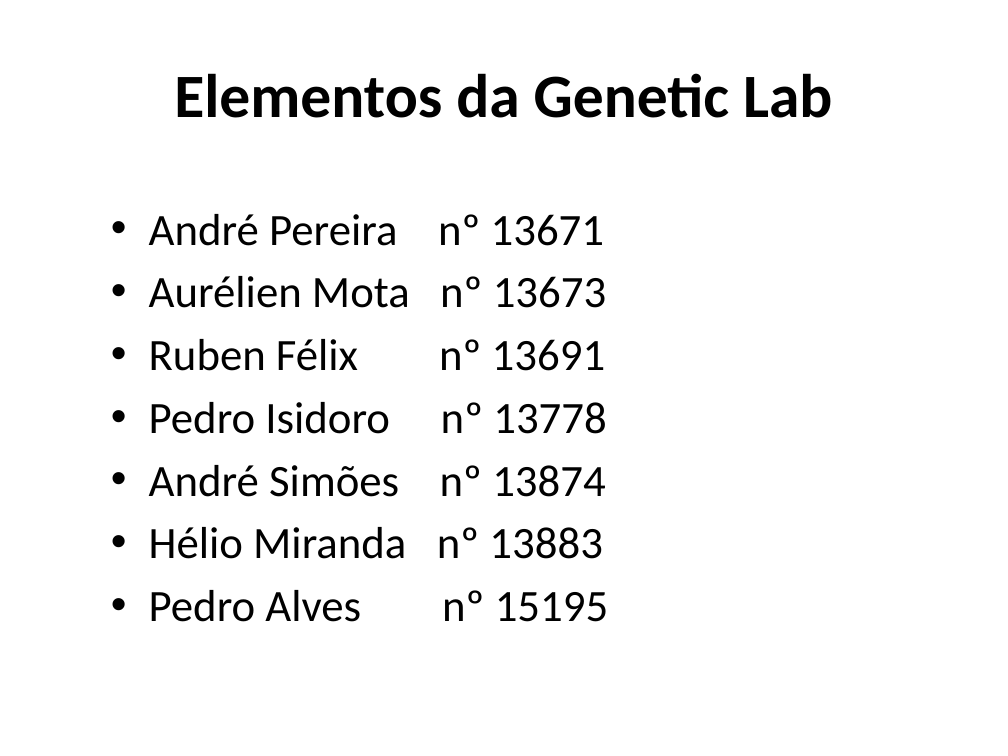
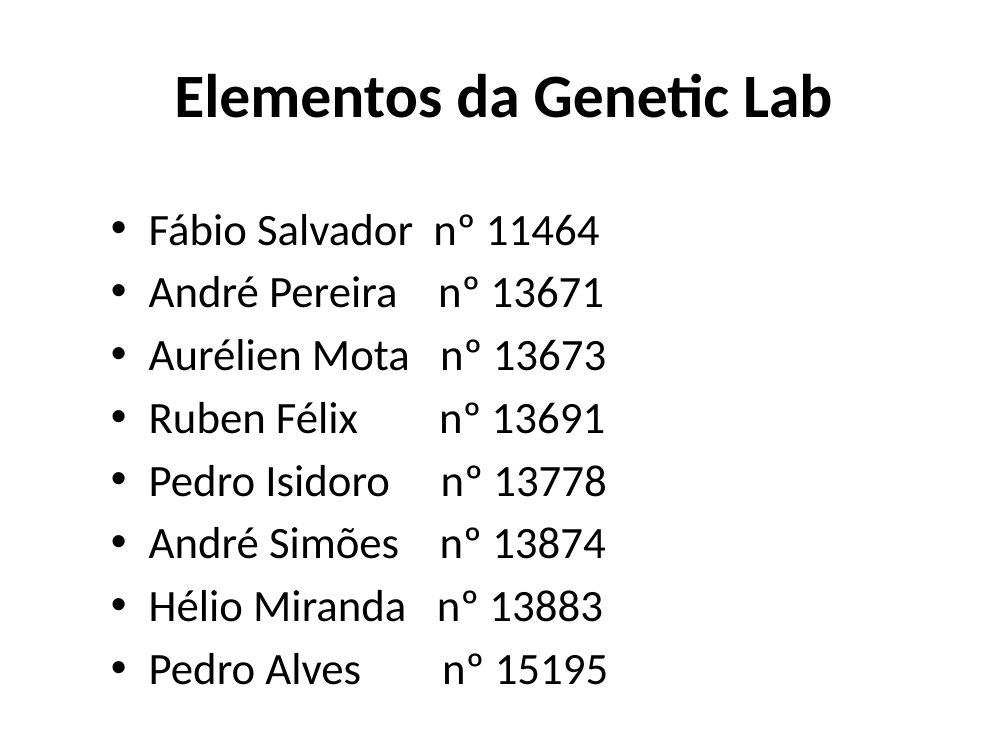
Before and after one commit to iptomar/genetic_11-12, a slide deck: slide 2 of ApresentacaoRelatorio_PSI_GeneticLAB.pptx. Drawn at 1008x756 pixels with LibreOffice and Linux fonts; fonts in the diff are those of the drawing. Boxes give left, top, right and bottom in pixels: in the first picture for what was removed or moved away, otherwise in the second. Text is boxed around its words. In the diff, an @@ line names an element or a change of style, - is before the commit and + after.

Commit message:
Alteração da Apresentação/Relatório: - Descrição dos testes efectuados
Ass: Pedro Isidoro, Aurélien Mota e Fábio Salvador.

```diff
--- a/ApresentacaoRelatorio_PSI_GeneticLAB.pptx
+++ b/ApresentacaoRelatorio_PSI_GeneticLAB.pptx
@@ text at [149, 214, 600, 246]: paragraph added @@
+• Fábio Salvador nº 11464
```
Also in this commit, not shown: 16 slides added.
